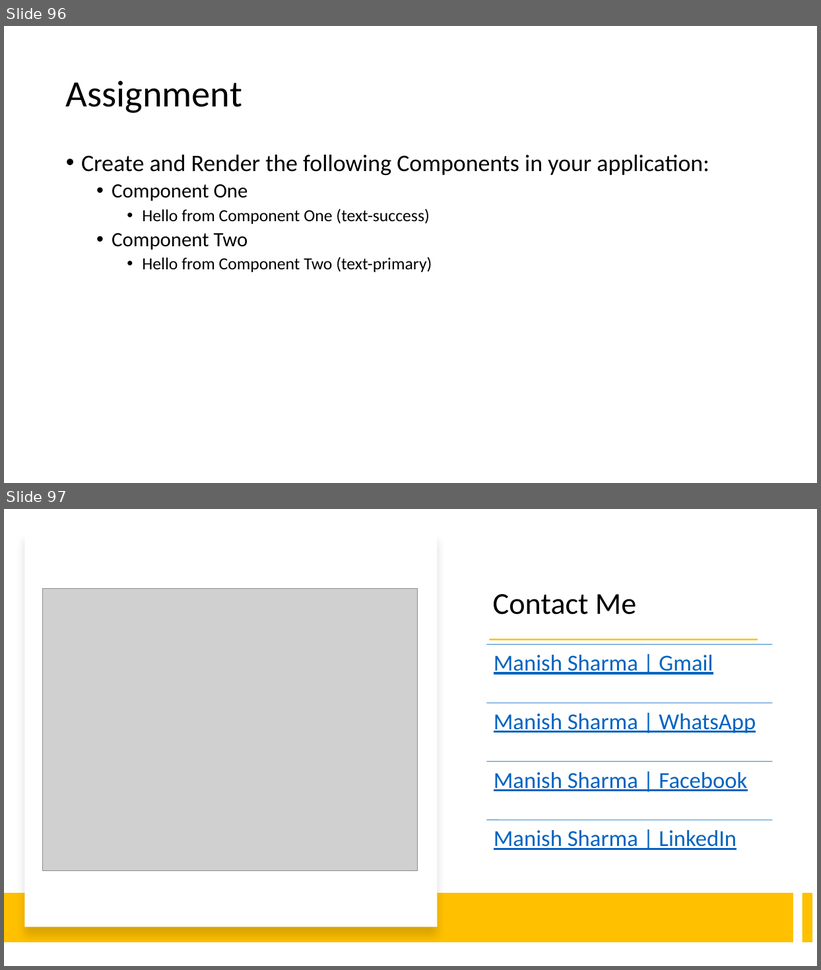
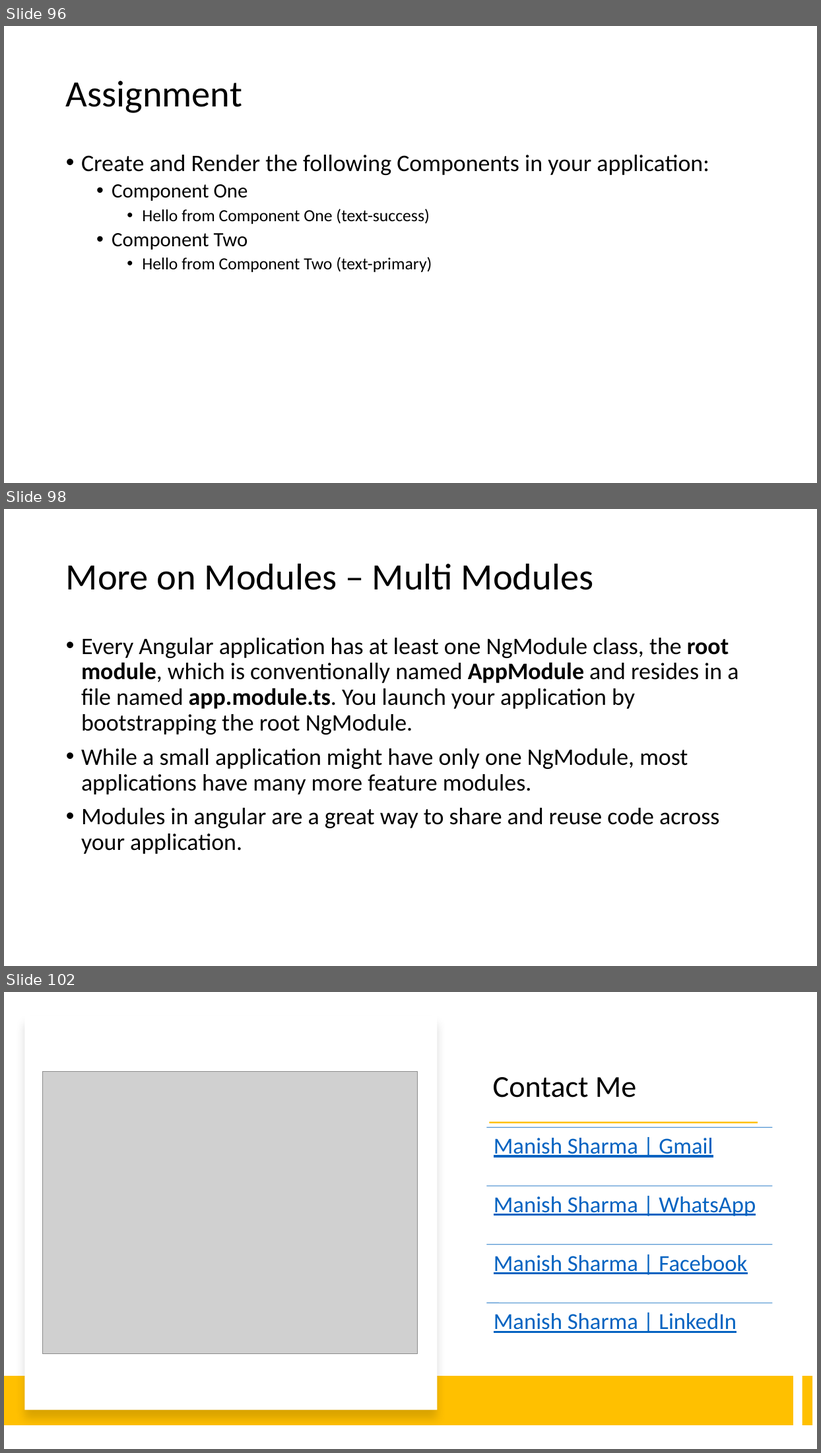
Before and after one commit to explore-with-manish/BFL_Byte_Jul23, a slide deck: Ng-Byte.pptx. Shown one above the other, each under a label of ours: slides 96 and 97 before the commit, slides 96, 98 and 102 after it; the slides between them are not shown. The pictures are 821x970 and 821x1453 pixels, drawn with LibreOffice and Linux fonts; fonts in the diff are those of the drawing; grey boxes stand for pictures. Boxes give left, top, right and bottom in pixels: in the first picture for what was removed or moved away, otherwise in the second. Text is boxed around its words. In the diff, an @@ line names an element or a change of style, - is before the commit and + after.

```diff
--- a/Ng-Byte.pptx
+++ b/Ng-Byte.pptx
@@ slide 98 added at (4, 509, 817, 966), background #FFFFFF @@
@@ title added at (66, 563, 593, 590), 44 pt, text #000000 @@
+More on Modules – Multi Modules
@@ text added at (81, 638, 739, 854), 28 pt, text #000000 @@
+• Every Angular application has at least one NgModule class, the root module, which is conventionally named AppModule and resides in a file named app.module.ts. You launch your application by bootstrapping the root NgModule.
+• While a small application might have only one NgModule, most applications have many more feature modules.
+• Modules in angular are a great way to share and reuse code across your application.
@@ what was slide 97 is now slide 102 @@
```
Also in this commit, not shown: 4 other slides added, 21 other files.
